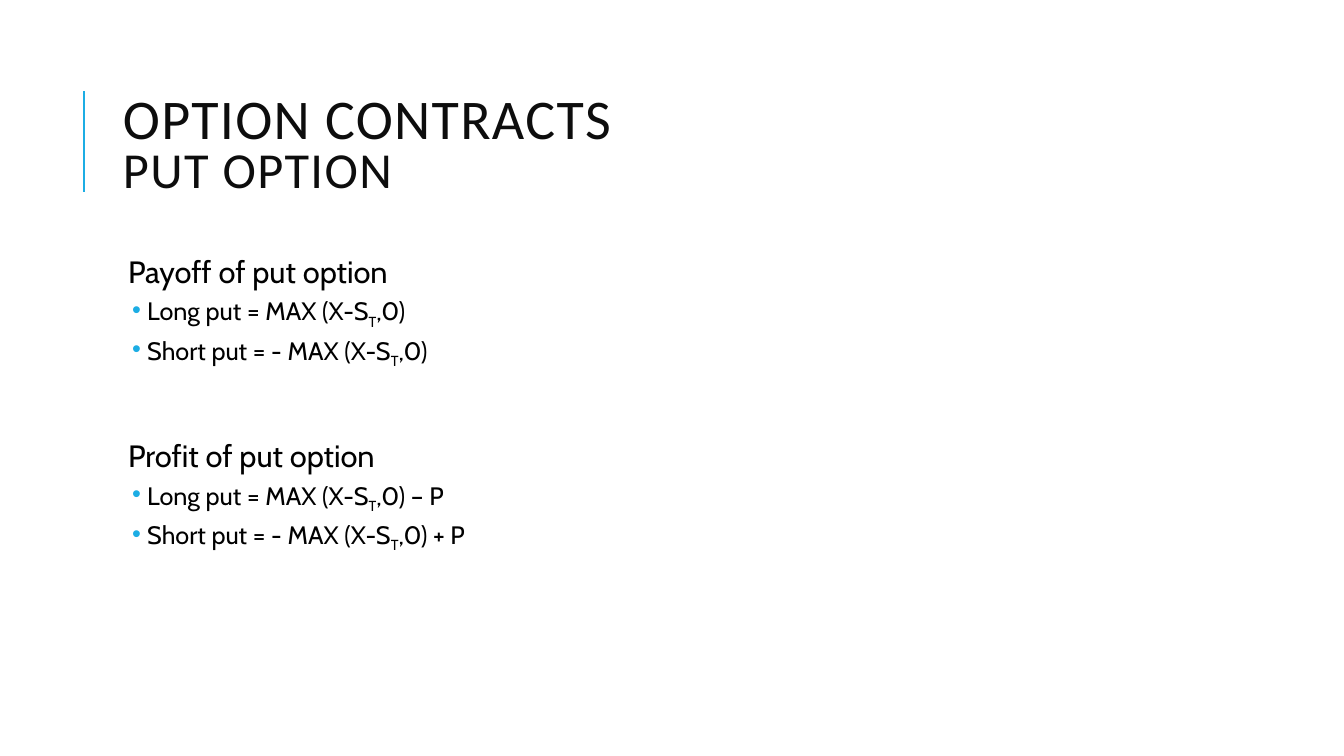
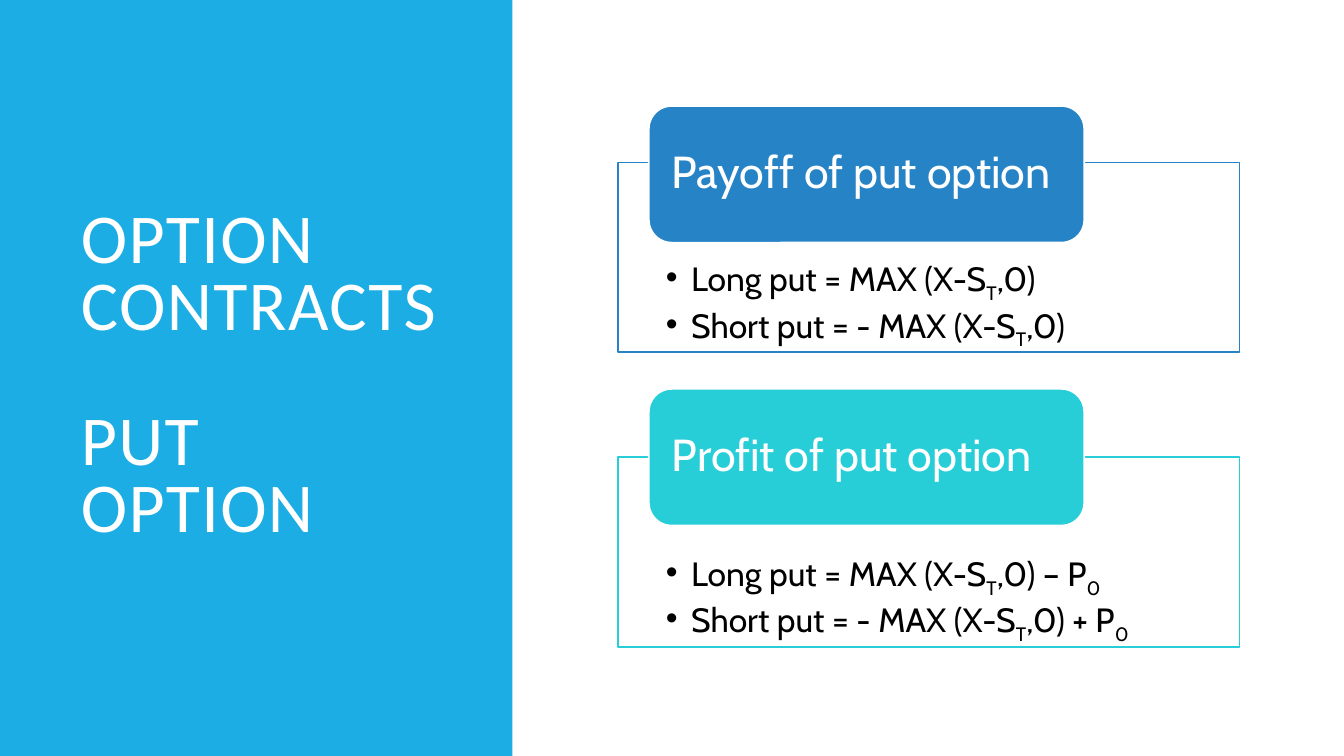
Before and after one commit to Isco0530/data, a slide deck: slide 35 of Derivatives.pptx. Drawn at 1344x756 pixels with LibreOffice and Linux fonts; fonts in the diff are those of the drawing. Boxes give left, top, right and bottom in pixels: in the first picture for what was removed or moved away, otherwise in the second. Text is boxed around its words. In the diff, an @@ line names an element or a change of style, - is before the commit and + after.

```diff
--- a/Derivatives.pptx
+++ b/Derivatives.pptx
@@ rectangle added at (0,0,512,756), fill #1CADE4 @@
@@ title "OPTION CONTRACTS PUT OPTION": place and size @@
-title "OPTION CONTRACTS PUT OPTION" at (123,102,611,189)
+title "OPTION CONTRACTS PUT OPTION" at (81,217,436,533)
@@ title "OPTION CONTRACTS PUT OPTION" at (81,217,436,533): size 40 to 50 pt in "OPTION CONTRACTS"; size 36 to 50 pt in "PUT OPTION"; text colour #0D0D0D to #FFFFFF @@
@@ line removed from (84, 192) to (84, 91) @@
@@ text removed at (128,260,464,550) @@
-  Payoff of put option
-  • Long put = MAX (X-ST,0)
-  • Short put = - MAX (X-ST,0)
-  Profit of put option
-  • Long put = MAX (X-ST,0) – P
-  • Short put = - MAX (X-ST,0) + P
@@ group added at (618,106,1240,647): 4 texts, 2 rectangles, 2 rounded rectangles @@
+  • Long put = MAX (X-ST,0)
+  • Short put = - MAX (X-ST,0)
+Payoff of put option
+  • Long put = MAX (X-ST,0) – P0
+  • Short put = - MAX (X-ST,0) + P0
+Profit of put option
```
Also in this commit, not shown: 15 other slides changed.
